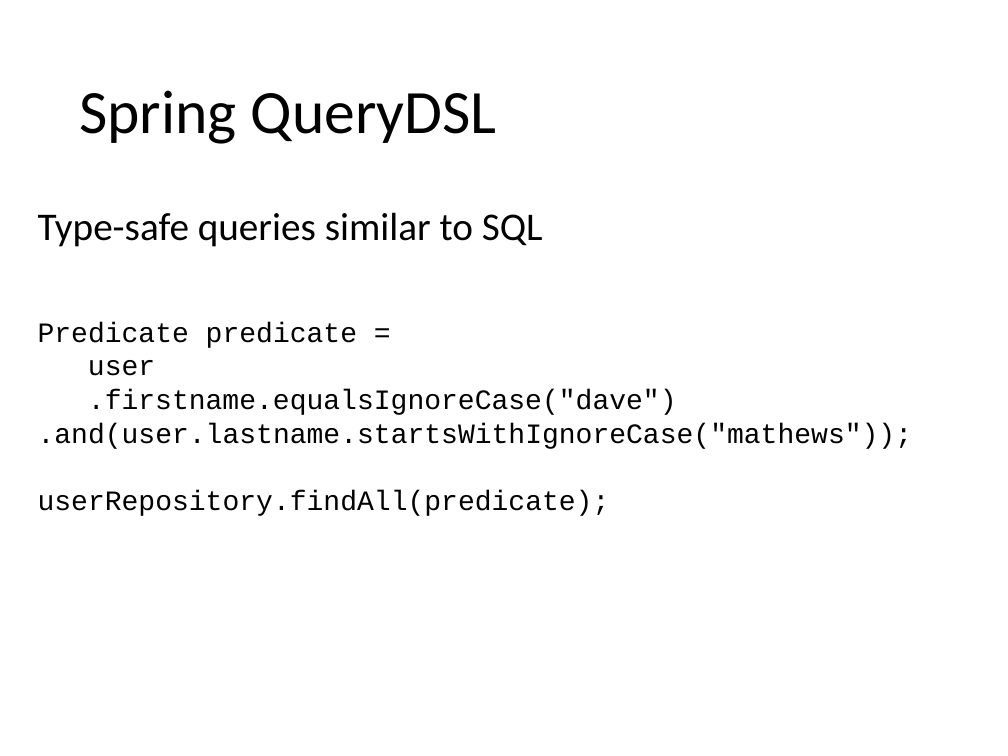
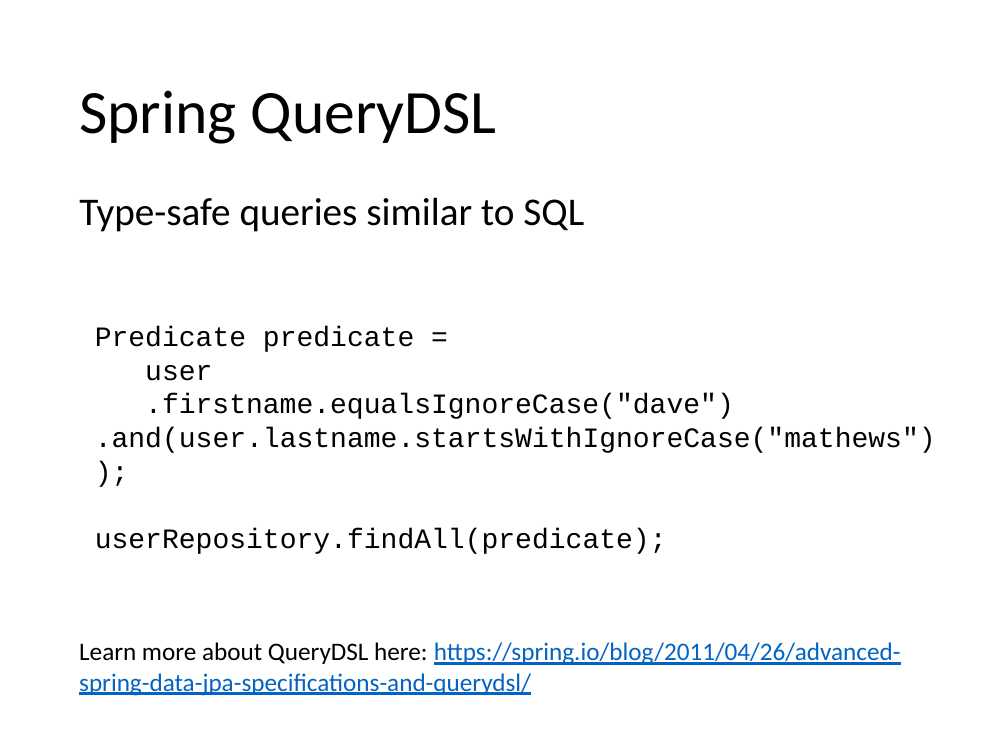
Before and after one commit to scg-unibe-ch/ese2017, a slide deck: slide 12 of slides/4_orm.pptx. Drawn at 1008x756 pixels with LibreOffice and Linux fonts; fonts in the diff are those of the drawing. Boxes give left, top, right and bottom in pixels: in the first picture for what was removed or moved away, otherwise in the second. Text is boxed around its words. In the diff, an @@ line names an element or a change of style, - is before the commit and + after.

Commit message:
some updates to ORM presentation

```diff
--- a/slides/4_orm.pptx
+++ b/slides/4_orm.pptx
@@ text "Type-safe queries similar to SQL": place and size @@
-text "Type-safe queries similar to SQL" at <box>38,212,543,247</box>
+text "Type-safe queries similar to SQL" at <box>79,197,584,232</box>
@@ text "Predicate predicate =" rewrapped from <box>38,322,913,516</box> to <box>95,326,936,554</box> @@
@@ text added at <box>79,642,901,696</box>, 18 pt, text #0563C1, underline @@
+Learn more about QueryDSL here: https://spring.io/blog/2011/04/26/advanced-spring-data-jpa-specifications-and-querydsl/
```
Also in this commit, not shown: 1 other file.
